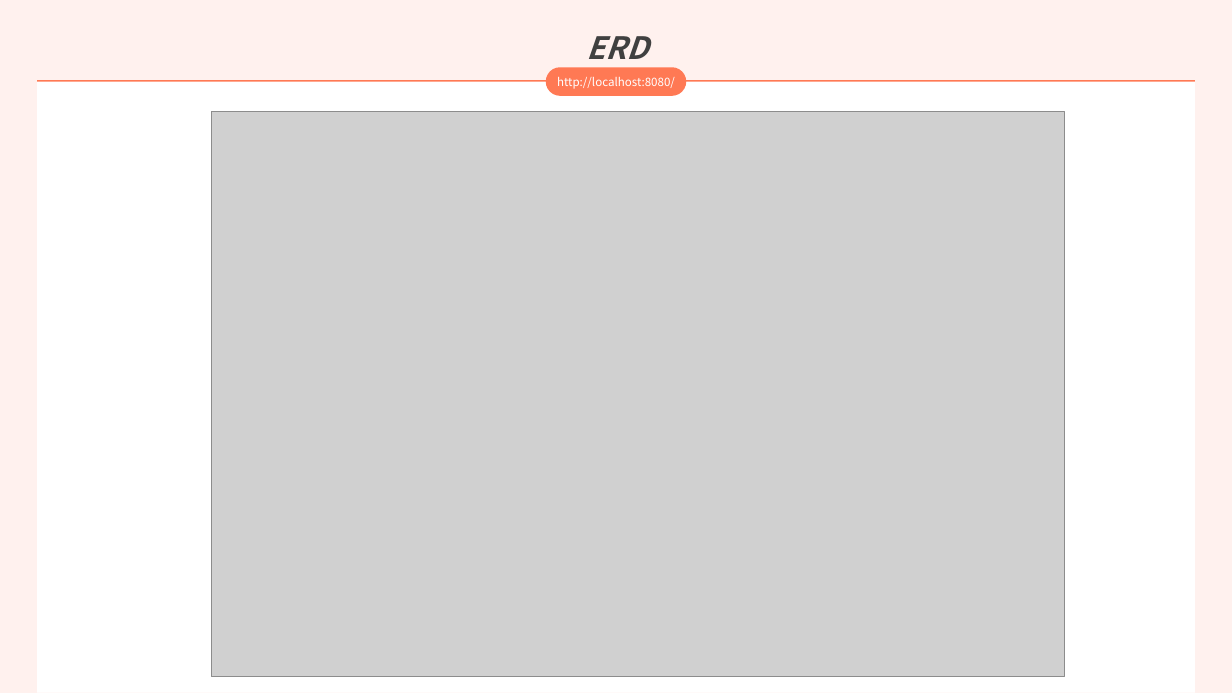
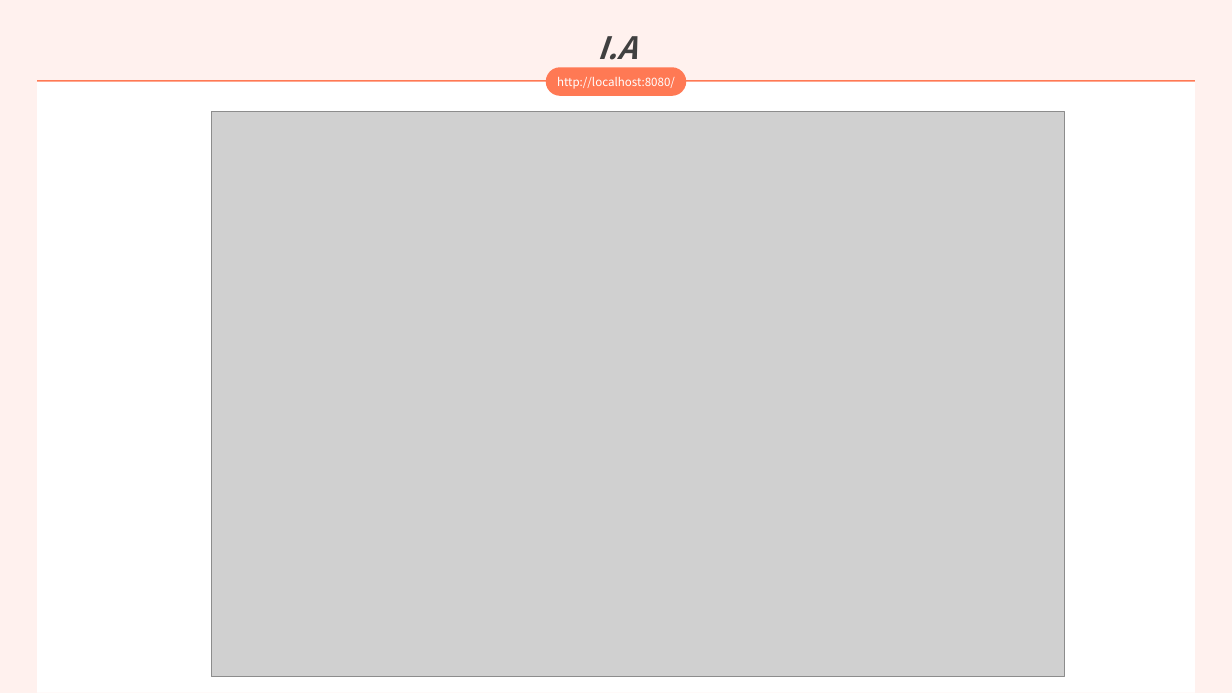
Before and after one commit to Fly-Eugene/MoviEver, a slide deck: slide 8 of 210528_5기_대전_2반_관통PJT_이유진,김진규.pptx. Drawn at 1232x693 pixels with LibreOffice and Linux fonts; fonts in the diff are those of the drawing; grey boxes stand for pictures. Boxes give left, top, right and bottom in pixels: in the first picture for what was removed or moved away, otherwise in the second. Text is boxed around its words. In the diff, an @@ line names an element or a change of style, - is before the commit and + after.

```diff
--- a/210528_5기_대전_2반_관통PJT_이유진,김진규.pptx
+++ b/210528_5기_대전_2반_관통PJT_이유진,김진규.pptx
@@ text at bbox=[597, 36, 637, 68]: text changed @@
-ERD
+I.A
```
Also in this commit, not shown: 1 other slide changed, 2 other files.
